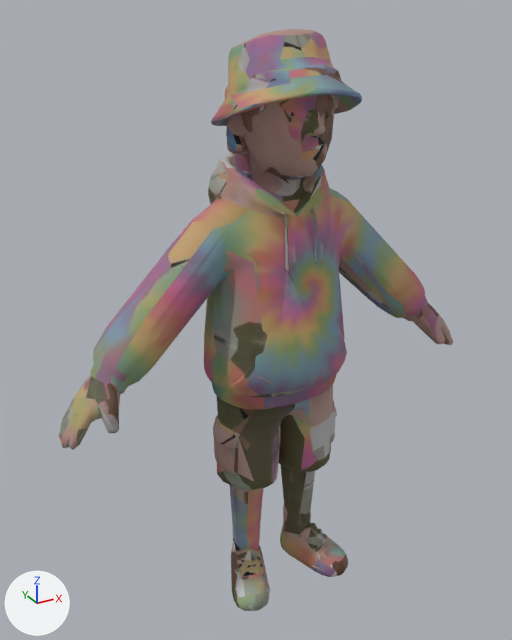
Two versions of the glTF model dist/models/people/tie-dye-hoodie.glb, one commit apart.
Before and after are seen from a 50 mm camera at (-0.784, -1.322, 1.396) aimed at (-0.036, 0.038, 0.716). Lighting does not change. The marker at lower left points along +X, +Y and +Z. The picture after the commit comes second. Where no turn or scale is listed for an object, it has been applied to the vertices. Vertices at exactly the same position are counted once.

Objects in the first picture: 'char1.001'.
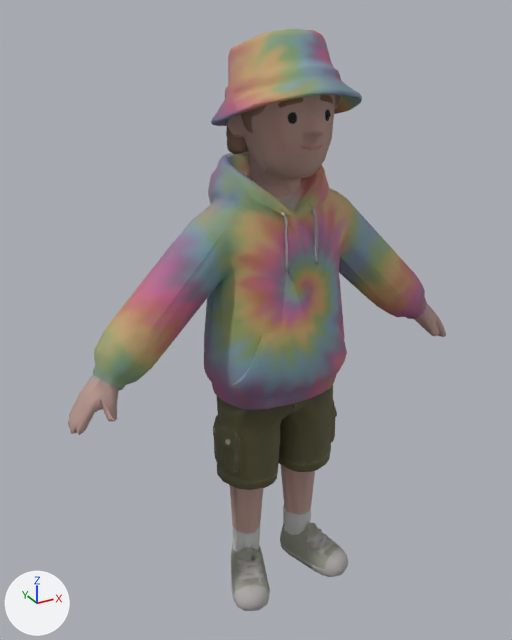
The change, as JSON lines over the scene's bpy script:
```json
{"block": "me_char1_003", "where": "# used by ob_char1_001; location = (0.0, 0.0, 0.0)"}
{"op": "remove", "block": "me_char1_003", "code": "me_char1_003.from_pydata(...)  # 2076 vertices, 4156 faces; spans x -0.534..0.534, y -0.173..0.173, z 0.0..1.36"}
{"op": "add", "block": "me_char1_003", "code": "me_char1_003.from_pydata(...)  # 2076 vertices, 4156 faces; spans x -0.512..0.513, y -0.173..0.173, z 0.0..1.36"}
{"block": "me_char1_003", "change": "me_char1_003 part 1: 169 of 2076 vertices moved; they spanned x -0.534..-0.322, y -0.102..0.068, z 0.55..0.741 and now span x -0.512..-0.323, y -0.083..0.068, z 0.576..0.74; mean shift (0.009, 0.003, 0.011); largest move (-0.531, -0.025, 0.552) -> (-0.51, -0.019, 0.577)"}
{"block": "me_char1_003", "change": "me_char1_003 part 2: 163 of 2076 vertices moved; they spanned x 0.338..0.534, y -0.102..0.062, z 0.55..0.749 and now span x 0.339..0.513, y -0.083..0.061, z 0.576..0.748; mean shift (-0.008, 0.003, 0.012); largest move (0.531, -0.027, 0.553) -> (0.511, -0.022, 0.578)"}
{"block": "me_char1_003", "change": "me_char1_003 part 3: texture (UV) coordinates of 3898 of 4156 faces, centred in x -0.533..0.532, y -0.171..0.172, z 0.001..1.359, changed; they spanned u 0.01..0.99, v 0.01..0.99 and now span u 0.01..0.99, v 0.01..0.99"}
```

Location of each change, (x1, y1, x2, y2) in pixels of the pictures (512 x 640 px; the box of a moved part takes in the faces that stretch with it):
```json
{"object": "char1.001", "change": "reshaped, surface changed", "before": [59, 29, 453, 611], "after": [68, 29, 446, 611]}
{"part": 1, "of": "me_char1_003", "change": "moved or reshaped", "before": [59, 329, 174, 450], "after": [68, 329, 174, 435]}
{"part": 2, "of": "me_char1_003", "change": "moved or reshaped", "before": [380, 274, 453, 345], "after": [386, 274, 446, 337]}
{"part": 3, "of": "me_char1_003", "change": "surface changed", "before": [59, 29, 453, 611], "after": [68, 29, 446, 611]}
```
